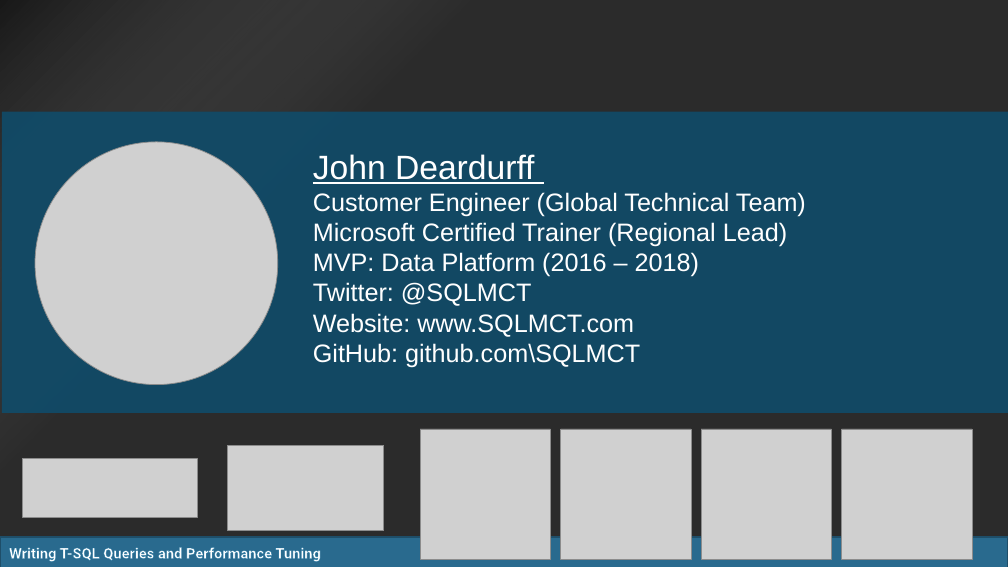
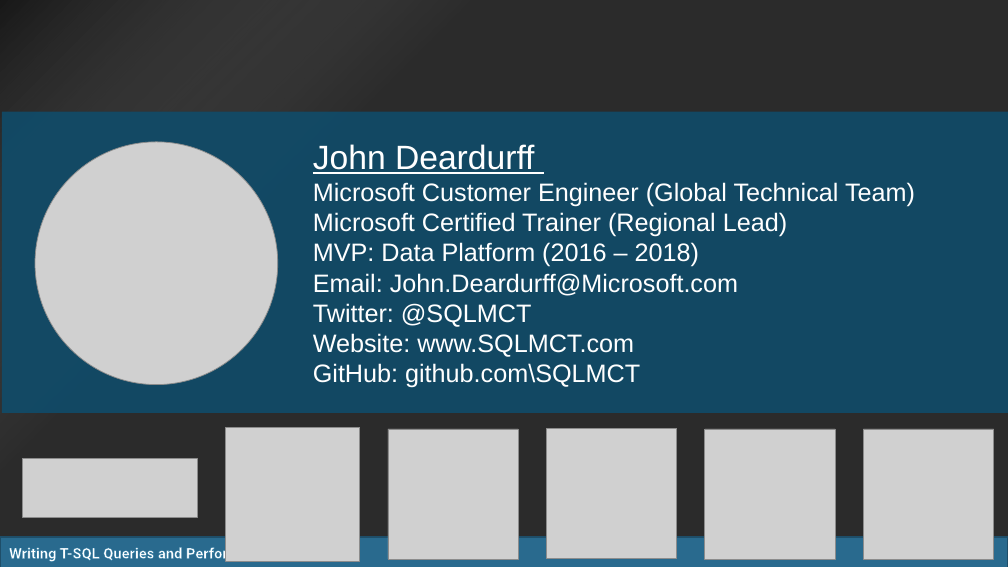
Before and after one commit to SQLMCT/SQL_Performance_Tuning, a slide deck: slide 2 of Query_Writing/00_IntroSlides.pptx. Drawn at 1008x567 pixels with LibreOffice and Linux fonts; fonts in the diff are those of the drawing; grey boxes stand for pictures; background and template pictures are left out; a plain dark background stands for a picture behind light text. Boxes give left, top, right and bottom in pixels: in the first picture for what was removed or moved away, otherwise in the second. Text is boxed around its words. In the diff, an @@ line names an element or a change of style, - is before the commit and + after.

```diff
--- a/Query_Writing/00_IntroSlides.pptx
+++ b/Query_Writing/00_IntroSlides.pptx
@@ text "John Deardurff": place and size @@
-text "John Deardurff" at box(313, 154, 806, 368)
+text "John Deardurff" at box(313, 144, 915, 388)
@@ text at box(313, 182, 915, 207): text changed @@
-Customer Engineer (Global Technical Team)
+Microsoft Customer Engineer (Global Technical Team)
@@ text at box(313, 273, 738, 296): paragraph added @@
+Email: John.Deardurff@Microsoft.com
@@ picture: place and size @@
-picture at box(228, 445, 384, 531)
+picture at box(226, 427, 360, 561)
@@ picture: place and size @@
-picture at box(420, 429, 551, 560)
+picture at box(388, 429, 518, 560)
@@ picture: place and size @@
-picture at box(701, 429, 832, 560)
+picture at box(546, 428, 677, 559)
@@ picture removed at box(560, 429, 691, 560) @@
@@ picture added at box(705, 429, 835, 560) @@
@@ picture: place and size @@
-picture at box(842, 429, 972, 560)
+picture at box(863, 429, 994, 560)
```
Also in this commit, not shown: 3 other files.
